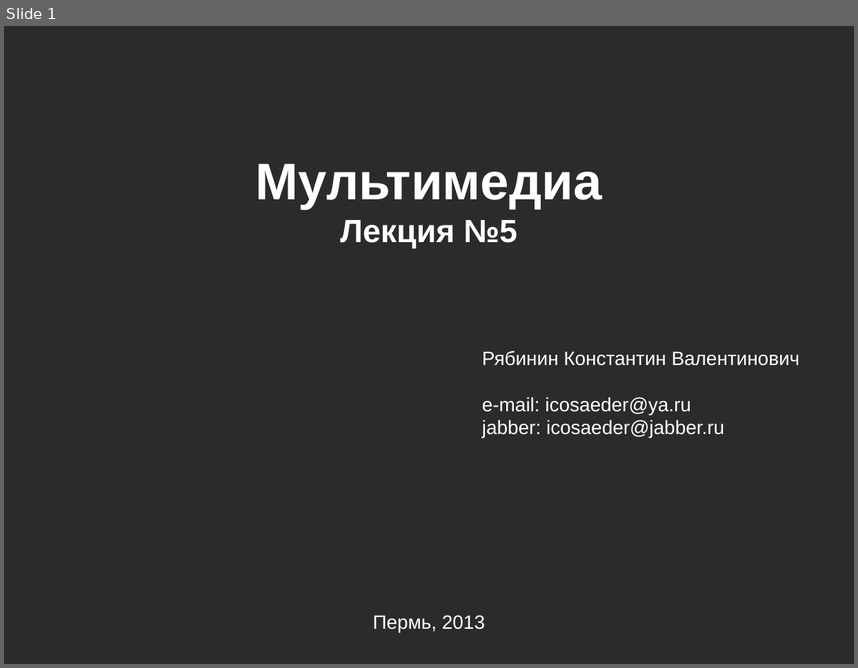
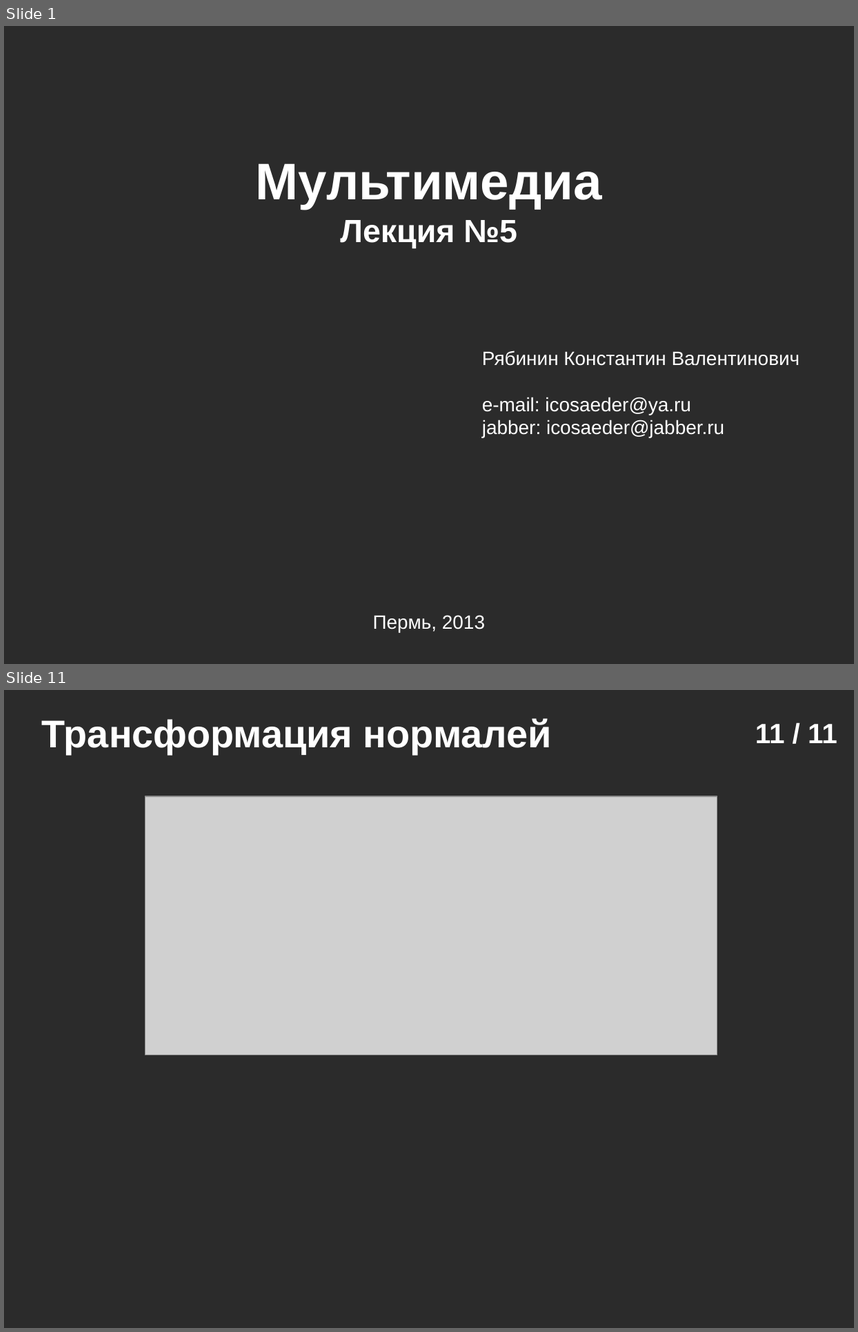
Before and after one commit to icosaeder/cg-lect, a slide deck: Лекции/Лекция 5/Лекция №5.odp. Shown one above the other, each under a label of ours: slide 1 before the commit, slides 1 and 11 after it; the slides between them are not shown. The pictures are 858x668 and 858x1332 pixels, drawn with LibreOffice and Linux fonts; fonts in the diff are those of the drawing; grey boxes stand for pictures; background and template pictures are left out; a plain dark background stands for a picture behind light text. Boxes give left, top, right and bottom in pixels: in the first picture for what was removed or moved away, otherwise in the second. Text is boxed around its words. In the diff, an @@ line names an element or a change of style, - is before the commit and + after.

```diff
--- a/Лекции/Лекция 5/Лекция №5.odp
+++ b/Лекции/Лекция 5/Лекция №5.odp
@@ slide 11 added at [4, 690, 854, 1328], background picture (left out) @@
@@ text added at [42, 718, 552, 754], 36 pt, text #FFFFFF, bold @@
+Трансформация нормалей
@@ page number added at [755, 724, 838, 743], 26 pt, text #FFFFFF, bold @@
+11 / 11
@@ picture added at [145, 796, 717, 1055] @@
```
Also in this commit, not shown: 9 other slides added, 8 slides removed, 8 other files.
